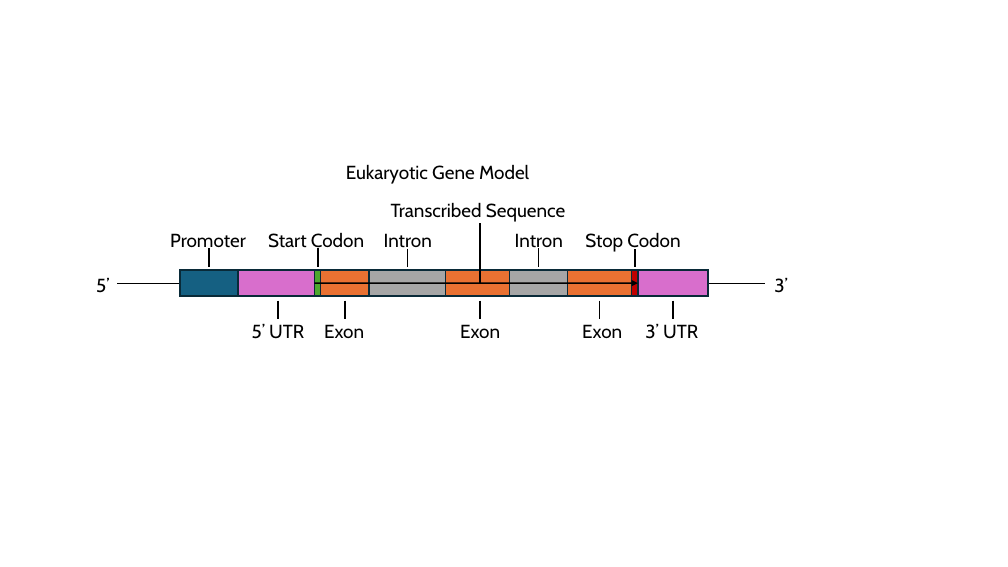
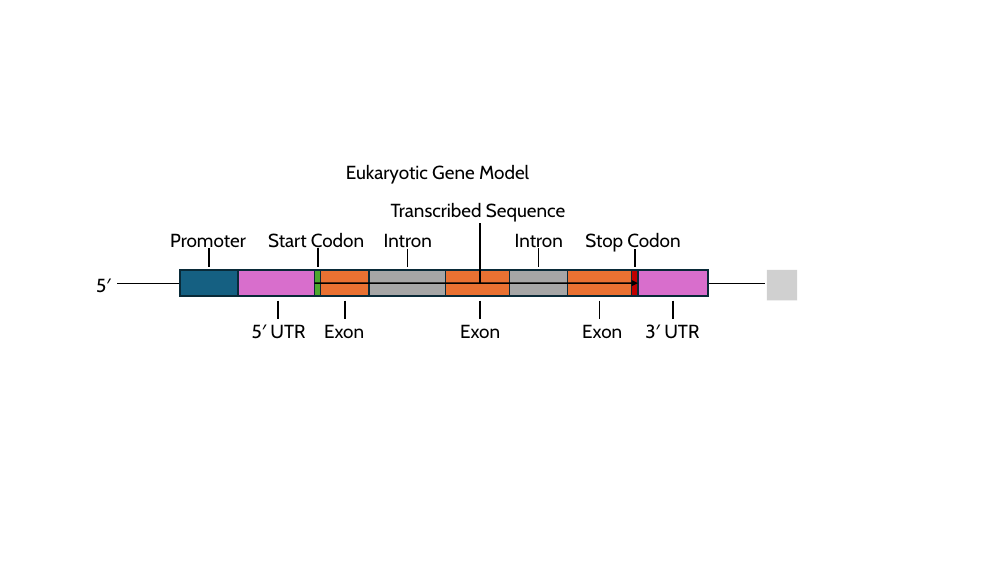
Before and after one commit to cbe453/masters, a slide deck: slide 1 of working-thesis/figures/gene-model-fig-msc.pptx. Drawn at 1008x567 pixels with LibreOffice and Linux fonts; fonts in the diff are those of the drawing; grey boxes stand for pictures. Boxes give left, top, right and bottom in pixels: in the first picture for what was removed or moved away, otherwise in the second. Text is boxed around its words. In the diff, an @@ line names an element or a change of style, - is before the commit and + after.

```diff
--- a/working-thesis/figures/gene-model-fig-msc.pptx
+++ b/working-thesis/figures/gene-model-fig-msc.pptx
@@ text at (96, 278, 111, 293): text changed @@
-5’
+5′
@@ picture added at (767, 270, 797, 300) @@
@@ text removed at (774, 277, 788, 293) @@
-3’
@@ text at (252, 324, 305, 339): text changed @@
-5’ UTR
+5′ UTR
@@ text at (645, 324, 699, 339): text changed @@
-3’ UTR
+3′ UTR
```
Also in this commit, not shown: 19 other files.
